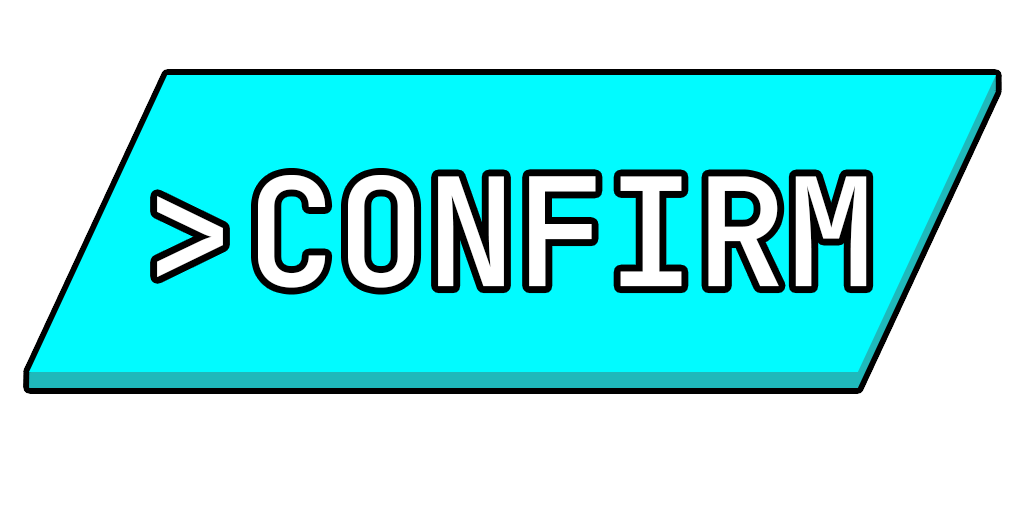
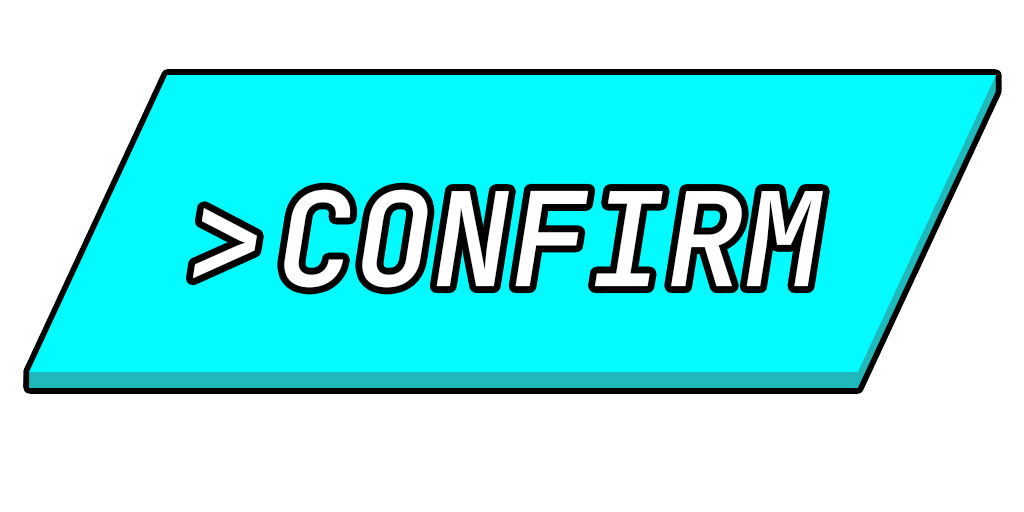
Layered file, before and after one edit (1024x512). Changes by layer:
painted on "CONFIRM" over (157, 175, 867, 288)